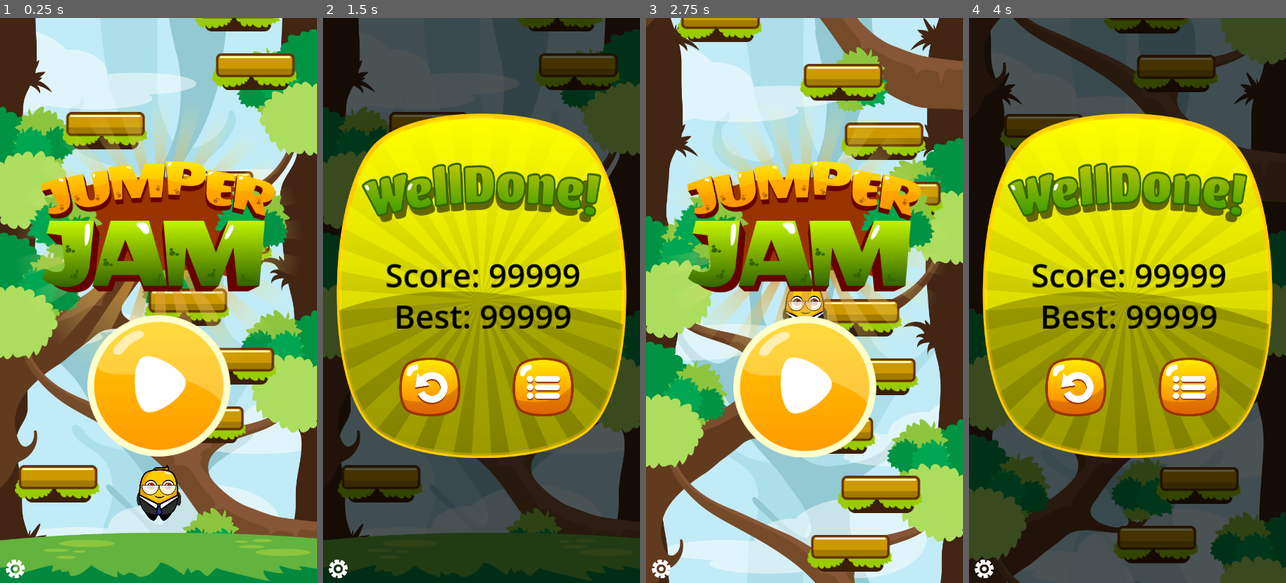
Above: before the commit, frames 1-4 (left to right).
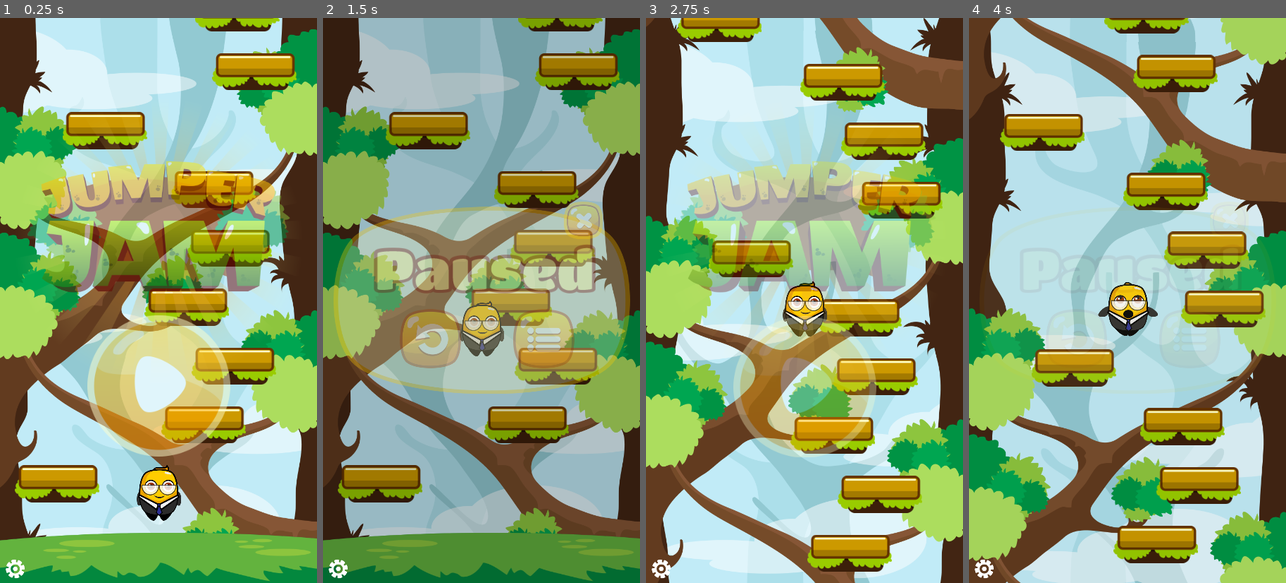
Above: after the commit, the same moments.

Repository: marleeeeeey/game_mvp_003_jumper_jam
Game: Godot game, scene res://scenes/main.tscn
Two runs of this game, one before a commit and one after it. Both use one fixed random seed, a clock stepped at 60 frames per second and the inputs below.
Inputs (mouse positions are in pixels of both pictures, inside the frame that each line leads up to):
- Up to frame 1 (0.25 s): no input
- Up to frame 2 (1.5 s): click (481, 385) at 0.5 s; click (430, 340) at 1.25 s
- Up to frame 3 (2.75 s): click (753, 385) at 2 s
- Up to frame 4 (4 s): click (1127, 385) at 2.75 s; click (1076, 340) at 3.5 s

The runs differ from the first frame. In frame 1, 24% of the frame differs, in the area x 8-92%, y 22-78%; in frame 2, 100%, in the area x 0-100%, y 0-100%; in frame 3, 26%; in frame 4, 100%.

Commit message:
46. Create fade-in/fade-out for screens via tween class.

Diff:
--- a/scenes/title_screen.tscn
+++ b/scenes/title_screen.tscn
@@ -88,10 +88,10 @@
 anchor_top = 0.5
 anchor_right = 0.5
 anchor_bottom = 0.5
-offset_left = -101.5
-offset_top = 50.0
-offset_right = 141.5
-offset_bottom = 290.0
+offset_left = -121.5
+offset_top = 30.0
+offset_right = 121.5
+offset_bottom = 270.0
 grow_horizontal = 2
 grow_vertical = 2
 texture_normal = ExtResource("3_2gq5q")
--- a/scripts/base_screen.gd
+++ b/scripts/base_screen.gd
@@ -2,9 +2,15 @@
 
 func _ready():
 	visible = false
+	modulate.a = 0.0
 
 func appear():
 	visible = true
+	var tween = get_tree().create_tween()
+	tween.tween_property(self, "modulate:a", 1.0, 0.5) # set modulate.alpha property
+	return tween
 
 func disapear():
-	visible = false
+	var tween = get_tree().create_tween()
+	tween.tween_property(self, "modulate:a", 0.0, 0.5) # set modulate.alpha property
+	return tween
--- a/scripts/screens.gd
+++ b/scripts/screens.gd
@@ -48,7 +48,9 @@
 # Set null to disapear all screens.
 func change_screen(new_screen):
 	if current_screen:
-		current_screen.disapear()
+		var disappear_tween = current_screen.disapear()
+		await(disappear_tween.finished)
+		current_screen.visible = false
 	current_screen = new_screen
 	if current_screen:
-		current_screen.appear()
+		var appear_tween = current_screen.appear()
Not shown, changed: README.md
